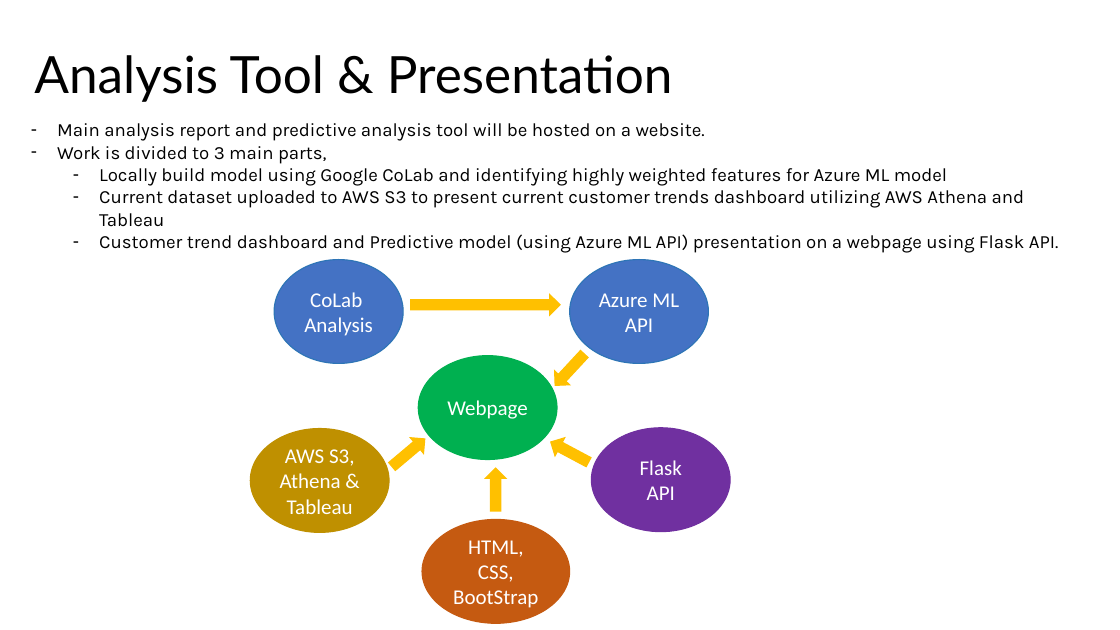
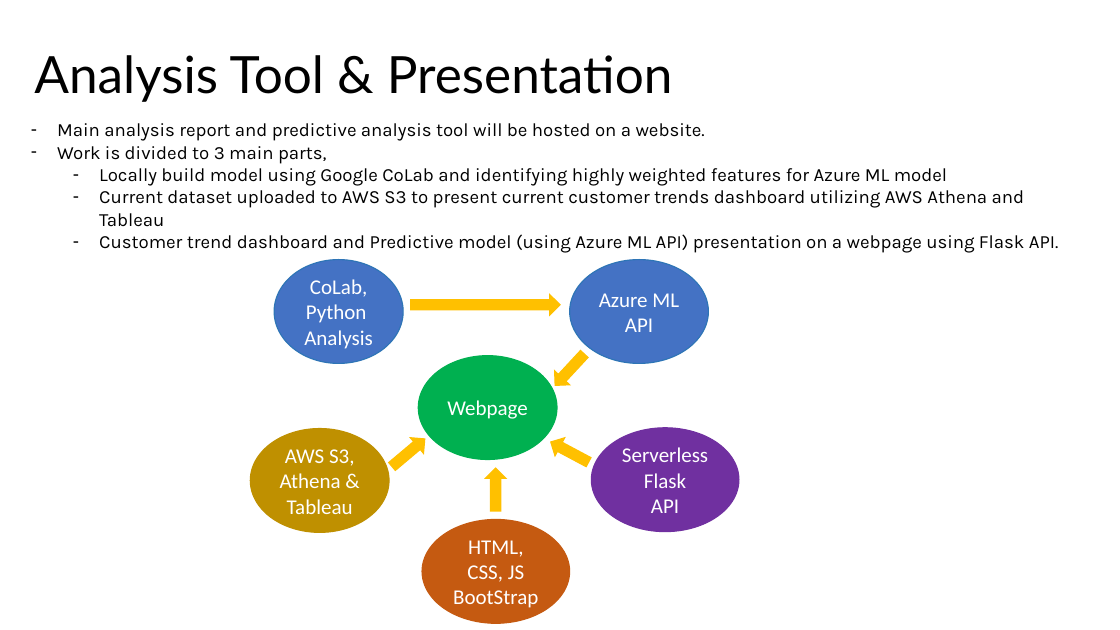
Before and after one commit to prakashbalasubramaniam/Final_Project_MyOwn, a slide deck: slide 3 of Marketing Response Analysis.pptx. Drawn at 1120x630 pixels with LibreOffice and Linux fonts; fonts in the diff are those of the drawing. Boxes give left, top, right and bottom in pixels: in the first picture for what was removed or moved away, otherwise in the second. Text is boxed around its words. In the diff, an @@ line names an element or a change of style, - is before the commit and + after.

```diff
--- a/Marketing Response Analysis.pptx
+++ b/Marketing Response Analysis.pptx
@@ text in ellipse at [306,279,367,323]: text changed @@
-CoLab
+CoLab, Python
@@ ellipse "Serverless Flask": place and size @@
-ellipse "Serverless Flask" at [592,428,730,532]
+ellipse "Serverless Flask" at [592,428,739,532]
@@ text in ellipse at [622,447,708,488]: text changed @@
-Flask
+Serverless Flask
@@ text in ellipse at [453,540,538,608]: text changed @@
-HTML, CSS, BootStrap
+HTML, CSS, JS BootStrap
```
Also in this commit, not shown: 15 other files.
